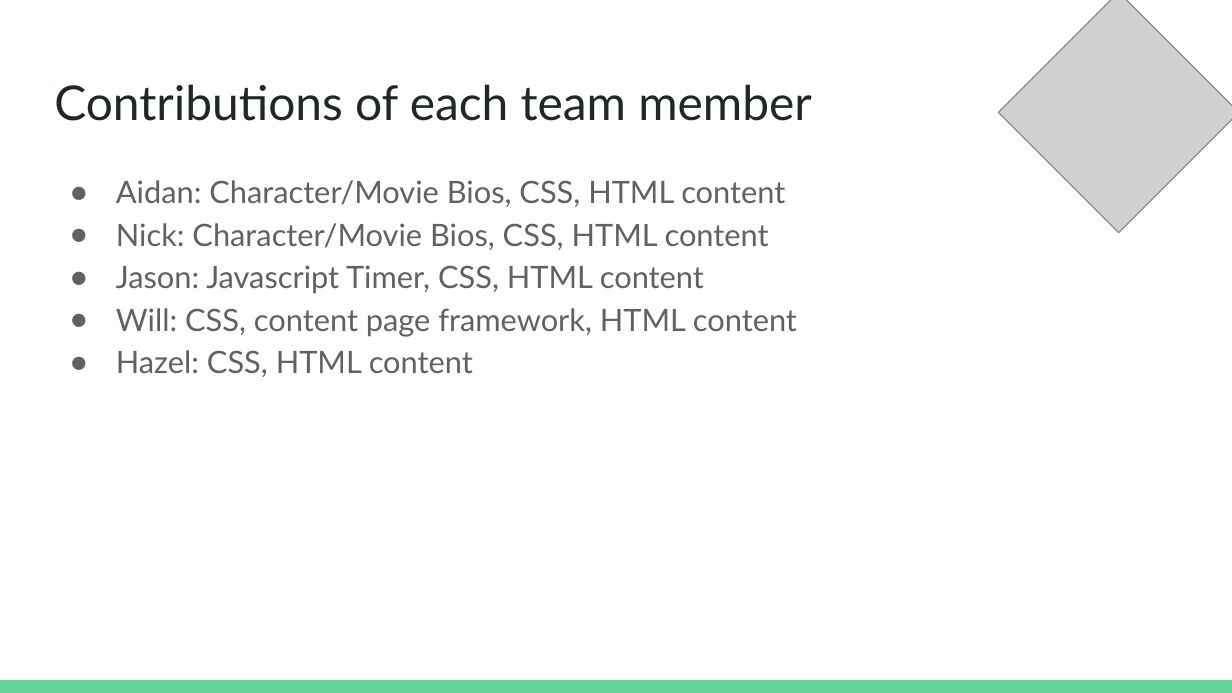
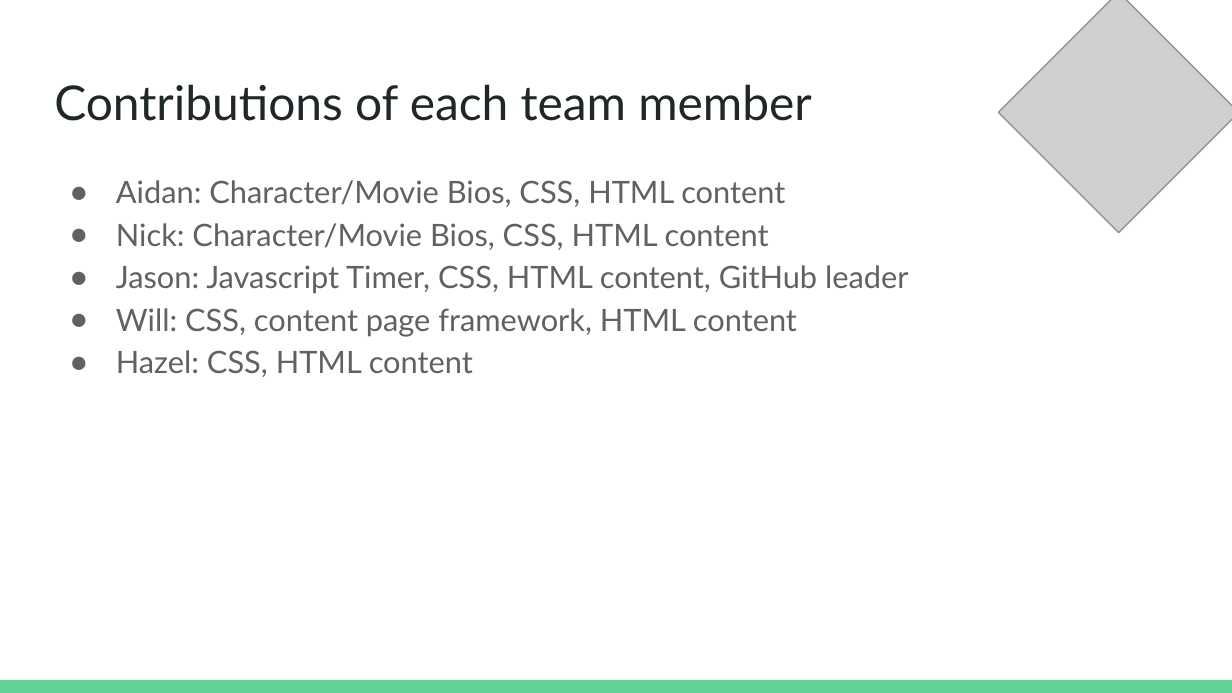
Before and after one commit to jwong1MHS/MCUpdates, a slide deck: slide 11 of Website.pptx. Drawn at 1232x693 pixels with LibreOffice and Linux fonts; fonts in the diff are those of the drawing; grey boxes stand for pictures. Boxes give left, top, right and bottom in pixels: in the first picture for what was removed or moved away, otherwise in the second. Text is boxed around its words. In the diff, an @@ line names an element or a change of style, - is before the commit and + after.

```diff
--- a/Website.pptx
+++ b/Website.pptx
@@ text at <box>116,265,909,294</box>: text changed @@
-● Jason: Javascript Timer, CSS, HTML content
+● Jason: Javascript Timer, CSS, HTML content, GitHub leader
```
Also in this commit, not shown: 1 other slide changed, 57 other files.
